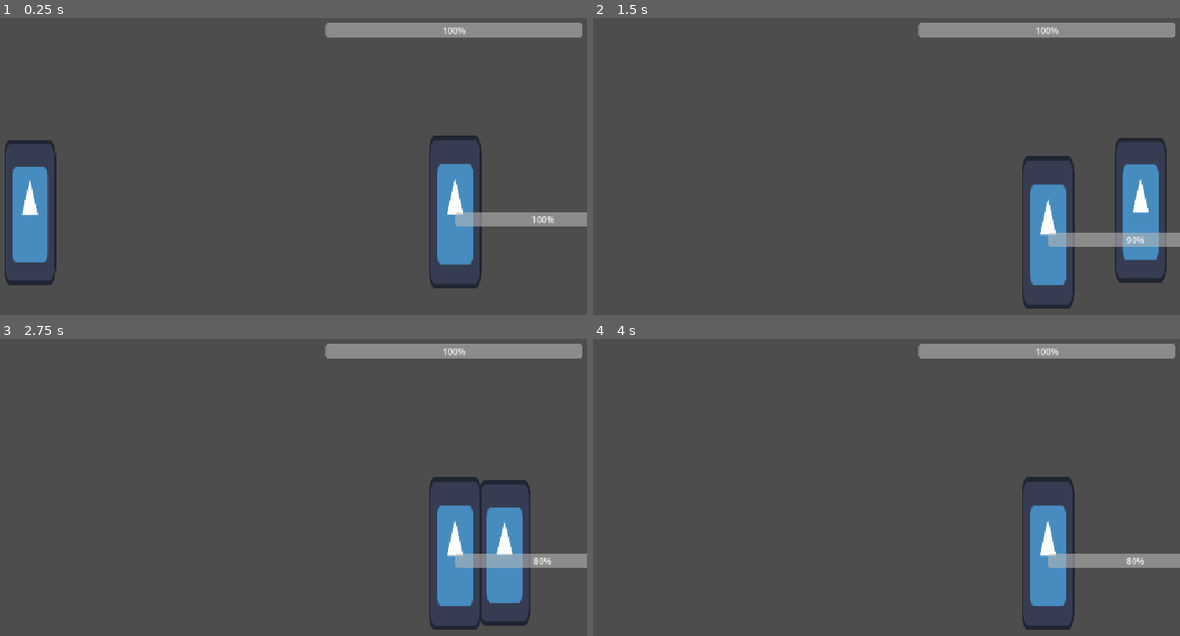
Above: before the commit, frames 1-4 (two rows, left to right).
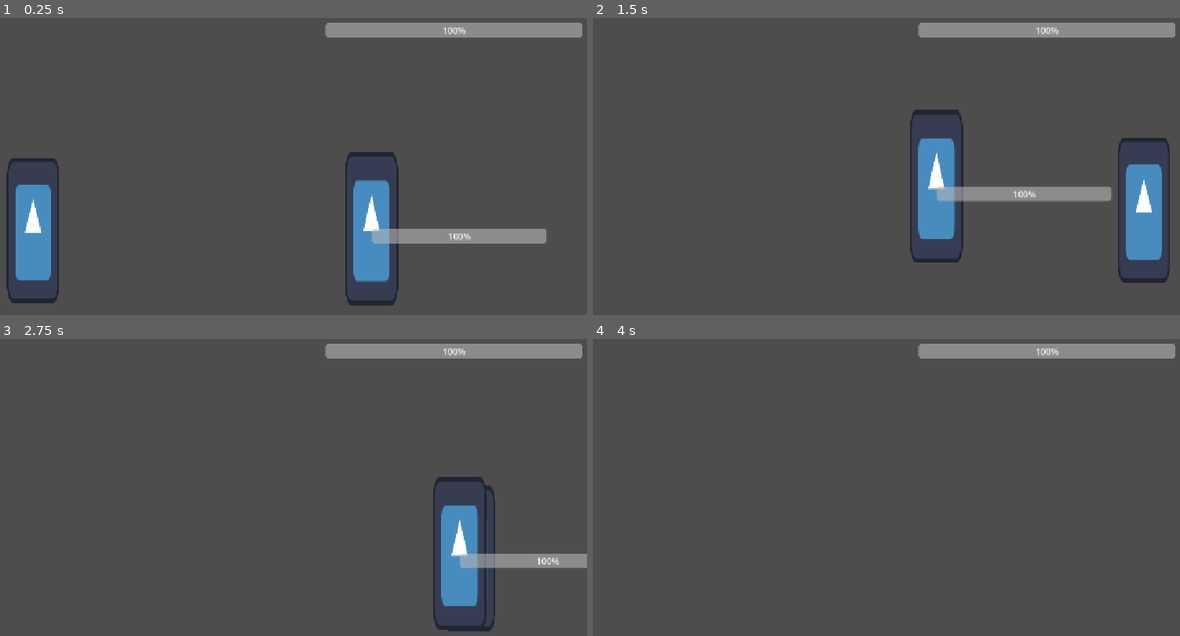
Above: after the commit, the same moments.

Repository: notfroogs/Sardine-Studio
Game: Godot game, scene res://scenes/fighter_main.tscn
Two runs of this game, one before a commit and one after it. Both use one fixed random seed, a clock stepped at 60 frames per second and the inputs below. The project has no main scene, so this scene is started directly. The engine's default icon, where the game draws it, is replaced by a stand-in: a white triangle on a blue panel in a dark square.
Inputs:
- Up to frame 1 (0.25 s): no input
- Up to frame 2 (1.5 s): tap Enter (ui_accept) at 0.5, 0.6 s; hold Right (move_right) from 0.53 s (still down); tap Space (jump) at 0.77, 0.8, 1.07, 1.35 s
- Up to frame 3 (2.75 s): tap Space (jump) at 1.52, 1.82, 2.3 s; tap Enter (ui_accept) at 1.55 s; release Right (move_right) at 2.03 s; hold Left (move_left) from 2.03 s (still down); hold X (attack) from 2.03 s (still down)
- Up to frame 4 (4 s): release Left (move_left) at 2.78 s; release X (attack) at 2.78 s; hold Right (move_right) from 2.78 s (still down); tap Down (crouch) at 2.85 s; tap Space (jump) at 3.02, 3.32, 3.77, 3.8 s; tap Enter (ui_accept) at 3.05, 3.6 s

The runs differ from the first frame. In frame 1, 9.5% of the frame differs, in the area x 0-100%, y 39-97%; in frame 2, 8.2%; in frame 3, 3.9%; in frame 4, 3.6%.

Commit message:
added enemy ai

Diff:
--- a/sardine-studio/scenes/enemy_placeholder.tscn
+++ b/sardine-studio/scenes/enemy_placeholder.tscn
@@ -5,25 +5,28 @@
 [ext_resource type="Script" uid="uid://cvhgxju4s2tc" path="res://scripts/hurtbox.gd" id="3_hsqvu"]
 [ext_resource type="Script" uid="uid://cqbw3gif5ip1p" path="res://scripts/hitbox.gd" id="3_muyt2"]
 
-[sub_resource type="CircleShape2D" id="CircleShape2D_hsqvu"]
+[sub_resource type="RectangleShape2D" id="RectangleShape2D_e80wc"]
 
 [sub_resource type="RectangleShape2D" id="RectangleShape2D_hsqvu"]
 
 [sub_resource type="RectangleShape2D" id="RectangleShape2D_muyt2"]
 
 [node name="enemy placeholder" type="CharacterBody2D"]
+collision_layer = 16
 script = ExtResource("1_yo5jk")
 
 [node name="Sprite2D" type="Sprite2D" parent="."]
+position = Vector2(-1.3599167, -143.20006)
 scale = Vector2(0.7600013, 2.199999)
 texture = ExtResource("1_4v77h")
 
 [node name="physics" type="CollisionShape2D" parent="."]
-position = Vector2(2, 103.00001)
+position = Vector2(0.6400832, -40.200066)
 scale = Vector2(4.3958254, 3.5520175)
-shape = SubResource("CircleShape2D_hsqvu")
+shape = SubResource("RectangleShape2D_e80wc")
 
 [node name="hitBox" type="Area2D" parent="."]
+position = Vector2(-1.3599168, -143.20007)
 scale = Vector2(0.34088573, 0.8235163)
 collision_layer = 4
 collision_mask = 8
@@ -35,6 +38,7 @@
 debug_color = Color(0.9785754, 0.021099798, 0.38234228, 0.41960785)
 
 [node name="hurtbox" type="Area2D" parent="."]
+position = Vector2(-1.3599166, -143.20004)
 scale = Vector2(1.8754647, 0.8973774)
 collision_mask = 2
 script = ExtResource("3_hsqvu")
@@ -45,9 +49,11 @@
 debug_color = Color(0.30283797, 0.49597198, 1, 0.41960785)
 
 [node name="enemybar" type="ProgressBar" parent="."]
-offset_right = 321.0
-offset_bottom = 27.0
+offset_left = -1.3599167
+offset_top = -143.20006
+offset_right = 319.64008
+offset_bottom = -116.20006
 value = 100.0
 
-[connection signal="body_entered" from="hitBox" to="." method="_on_hit_box_body_entered"]
-[connection signal="body_exited" from="hitBox" to="." method="_on_hit_box_body_exited"]
+[connection signal="area_entered" from="hitBox" to="." method="_on_hit_box_area_entered"]
+[connection signal="area_exited" from="hitBox" to="." method="_on_hit_box_area_exited"]
--- a/sardine-studio/scenes/fighter_main.tscn
+++ b/sardine-studio/scenes/fighter_main.tscn
@@ -11,7 +11,7 @@
 script = ExtResource("1_ln0nl")
 
 [node name="fighterPlayer" parent="." groups=["playerF"] instance=ExtResource("1_3atyq")]
-position = Vector2(129, 325)
+position = Vector2(135, 493)
 
 [node name="StaticBody2D" type="StaticBody2D" parent="."]
 position = Vector2(266, 553)
@@ -20,7 +20,7 @@
 shape = SubResource("WorldBoundaryShape2D_nn4mn")
 
 [node name="enemy placeholder" parent="." instance=ExtResource("3_wqw35")]
-position = Vector2(910, 324)
+position = Vector2(833, 498)
 
 [node name="enemyHPBar" parent="." instance=ExtResource("4_f3bfk")]
 offset_left = 672.0
--- a/sardine-studio/scenes/fighter_player.tscn
+++ b/sardine-studio/scenes/fighter_player.tscn
@@ -1,41 +1,67 @@
-[gd_scene load_steps=8 format=3 uid="uid://bfudmbw4otc20"]
+[gd_scene load_steps=11 format=3 uid="uid://bfudmbw4otc20"]
 
 [ext_resource type="Script" uid="uid://6fnnejebw4wk" path="res://scripts/fighter_player.gd" id="1_1q20e"]
 [ext_resource type="Texture2D" uid="uid://bp7edp0i1do48" path="res://icon.svg" id="2_cn1af"]
 [ext_resource type="Script" uid="uid://cqbw3gif5ip1p" path="res://scripts/hitbox.gd" id="3_7mfel"]
 [ext_resource type="Script" uid="uid://cvhgxju4s2tc" path="res://scripts/hurtbox.gd" id="4_l45v4"]
+[ext_resource type="Script" uid="uid://byghduie711kk" path="res://scenes/punch.gd" id="5_0lss2"]
 
-[sub_resource type="CircleShape2D" id="CircleShape2D_0lss2"]
+[sub_resource type="RectangleShape2D" id="RectangleShape2D_0lss2"]
 
 [sub_resource type="RectangleShape2D" id="RectangleShape2D_2fflx"]
 
 [sub_resource type="RectangleShape2D" id="RectangleShape2D_aguh1"]
 
+[sub_resource type="Animation" id="Animation_0lss2"]
+resource_name = "punch"
+tracks/0/type = "value"
+tracks/0/imported = false
+tracks/0/enabled = true
+tracks/0/path = NodePath("Sprite2D:texture")
+tracks/0/interp = 1
+tracks/0/loop_wrap = true
+tracks/0/keys = {
+"times": PackedFloat32Array(),
+"transitions": PackedFloat32Array(),
+"update": 1,
+"values": []
+}
+
+[sub_resource type="AnimationLibrary" id="AnimationLibrary_aguh1"]
+_data = {
+&"punch_startup": SubResource("Animation_0lss2")
+}
+
 [node name="fighterPlayer" type="CharacterBody2D"]
 scale = Vector2(0.749997, 0.652906)
+collision_layer = 32
 script = ExtResource("1_1q20e")
 
 [node name="Sprite2D" type="Sprite2D" parent="."]
-position = Vector2(1, 0)
+position = Vector2(0.8957734, -206.86499)
 scale = Vector2(0.993167, 3.2053)
 texture = ExtResource("2_cn1af")
 
 [node name="physics" type="CollisionShape2D" parent="."]
-position = Vector2(-1.1920929e-07, 162.35107)
+position = Vector2(-0.10422659, -44.513885)
 scale = Vector2(5.891369, 3.6148765)
-shape = SubResource("CircleShape2D_0lss2")
+shape = SubResource("RectangleShape2D_0lss2")
 
 [node name="hitBox" type="Area2D" parent="."]
+position = Vector2(101.229485, -263.53467)
+scale = Vector2(2.0159266, 0.22367802)
 collision_layer = 2
 script = ExtResource("3_7mfel")
 
 [node name="CollisionShape2D" type="CollisionShape2D" parent="hitBox"]
-position = Vector2(1.333339, 0)
+position = Vector2(0.051710367, 0.4339184)
 scale = Vector2(4.21799, 17.554071)
 shape = SubResource("RectangleShape2D_2fflx")
+disabled = true
 debug_color = Color(0.98538, 0, 0.33896047, 0.41960785)
 
 [node name="hurtbox" type="Area2D" parent="."]
+position = Vector2(-0.10424197, -206.86499)
 collision_layer = 8
 collision_mask = 4
 script = ExtResource("4_l45v4")
@@ -45,5 +71,14 @@
 shape = SubResource("RectangleShape2D_aguh1")
 
 [node name="StateMachine" type="Node2D" parent="."]
+position = Vector2(-0.10424197, -206.86499)
+
+[node name="Punch" type="Node2D" parent="StateMachine"]
+script = ExtResource("5_0lss2")
+
+[node name="AnimationPlayer" type="AnimationPlayer" parent="."]
+libraries = {
+&"": SubResource("AnimationLibrary_aguh1")
+}
 
 [connection signal="body_entered" from="hitBox" to="." method="_on_area_2d_body_entered"]
--- /dev/null
+++ b/sardine-studio/scenes/punch.gd
@@ -0,0 +1,15 @@
+class_name PunchState
+extends State
+
+func enter() -> void:
+	get_tree().animation
+
+func exit() -> void:
+	pass
+
+func process_frame(delta:float) -> State:
+	return null
+func process_input(event: InputEvent) -> State:
+	return null
+func process_physics(delta:float) -> State:
+	return null
--- a/sardine-studio/scripts/enemy_placeholder.gd
+++ b/sardine-studio/scripts/enemy_placeholder.gd
@@ -1,38 +1,42 @@
 class_name Enemy extends CharacterBody2D
 
 
-const SPEED = 300.0
-const JUMP_VELOCITY = -400.0
+const MAX_SPEED = 300.0
+const JUMP_VELOCITY = -700.0
 
 
 @onready var progress_bar: ProgressBar = $enemybar
 @onready var hitbox: CollisionShape2D = $hitBox/CollisionShape2D
 var in_hit_box
+var player
 
 func _physics_process(delta: float) -> void:
 	# Add the gravity.
 	if not is_on_floor():
 		velocity += get_gravity() * delta
 
-	# Handle jump.
-	#if Input.is_action_just_pressed("ui_accept") and is_on_floor():
-		#velocity.y = JUMP_VELOCITY
-
 	# =Get the input direction and handle the movement/deceleration.
 	# As good practice, you should replace UI actions with custom gameplay actions.
-	#var direction := Input.get_axis("ui_left", "ui_right")
-	#if direction:
-		#velocity.x = direction * SPEED
-	#else:
-		#velocity.x = move_toward(velocity.x, 0, SPEED)
+	var direction_x : float = -1 if (global_position.x > player.global_position.x) else 1
+	#var direction := global_position.direction_to(player.global_position)
+	var distance_x : float = abs(global_position.x - player.global_position.x)
+	distance_x -= 180
+
+	var speed : float = MAX_SPEED if distance_x > 100 else MAX_SPEED * distance_x / 100
+	velocity.x = (direction_x * speed)
+
+	if is_on_floor() and (player.position.y - position.y < -50.0):
+		velocity.y = JUMP_VELOCITY
 
 	move_and_slide()
 
 
 func _ready() -> void:
 	progress_bar.value = 100
-	#_win()
-	pass
+	if get_node("../fighterPlayer") != null:
+		player = $"../fighterPlayer"
+
+
 func take_dammage(amount:int) -> void:
 	print("Enemy dammage: ", amount)
 	progress_bar.value -= amount
@@ -46,14 +50,13 @@
 func _on_fighter_player_player_hit() -> void:
 	if in_hit_box==false:
 		print("nohitbox")
-	#elif in_hit_box == true:
+	elif in_hit_box == true:
 		take_dammage(10)
 
-func _on_hit_box_body_entered(_body: Player) -> void:
-	in_hit_box = true
-	#if _body is Player and Input.is_action_pressed("hit"):
-		#_on_fighter_player_player_hit()
 
 
-func _on_hit_box_body_exited(_body: Player) -> void:
+func _on_hit_box_area_entered(area: Area2D) -> void:
+	in_hit_box = true
+
+func _on_hit_box_area_exited(area: Area2D) -> void:
 	in_hit_box = false
--- a/sardine-studio/scripts/fighter_player.gd
+++ b/sardine-studio/scripts/fighter_player.gd
@@ -9,8 +9,7 @@
 @onready var hitbox: CollisionShape2D = $hitBox/CollisionShape2D
 @onready var hurtbox: CollisionShape2D = $hurtbox/CollisionShape2D
 @onready var state_machine: Node2D = $StateMachine
-
-
+@onready var animation: AnimationPlayer = $AnimationPlayer
 
 signal player_hit
 
@@ -50,7 +49,7 @@
 
 
 #func _on_area_2d_body_entered(body: Node2D) -> void:
-	# Replace with function body.
+#Replace with function body.
 func take_dammage(amount:int) -> void:
 	print("player dammage: ", amount)
 func ready(): state_machine.init()
--- /dev/null
+++ b/sardine-studio/scripts/punch.gd
@@ -0,0 +1,12 @@
+class_name State extends Node2D
+
+func enter() -> void:
+	pass
+func exit() -> void:
+	pass
+func process_frame(delta:float) -> State:
+	return null
+func process_input(event: InputEvent) -> State:
+	return null
+func process_physics(delta:float) -> State:
+	return null
--- a/sardine-studio/scripts/statemachine.gd
+++ b/sardine-studio/scripts/statemachine.gd
@@ -9,12 +9,15 @@
 func process_frame(delta:float) -> void:
 	var new_state: State = current_state.process_frame(delta)
 	if new_state: change_state(new_state)
+
 func process_input(event: InputEvent) -> void:
 	var new_state: State = current_state.process_input(event)
 	if new_state: change_state(new_state)
+
 func process_physics(delta:float) -> void:
 	var new_state: State = current_state.process_physics(delta)
 	if new_state: change_state(new_state)
+
 func change_state(new_state:State) ->void:
 	if current_state: current_state.exit()
 	current_state = new_state
Not shown, added: sardine-studio/scenes/punch.gd.uid
Not shown, added: sardine-studio/scripts/punch.gd.uid
